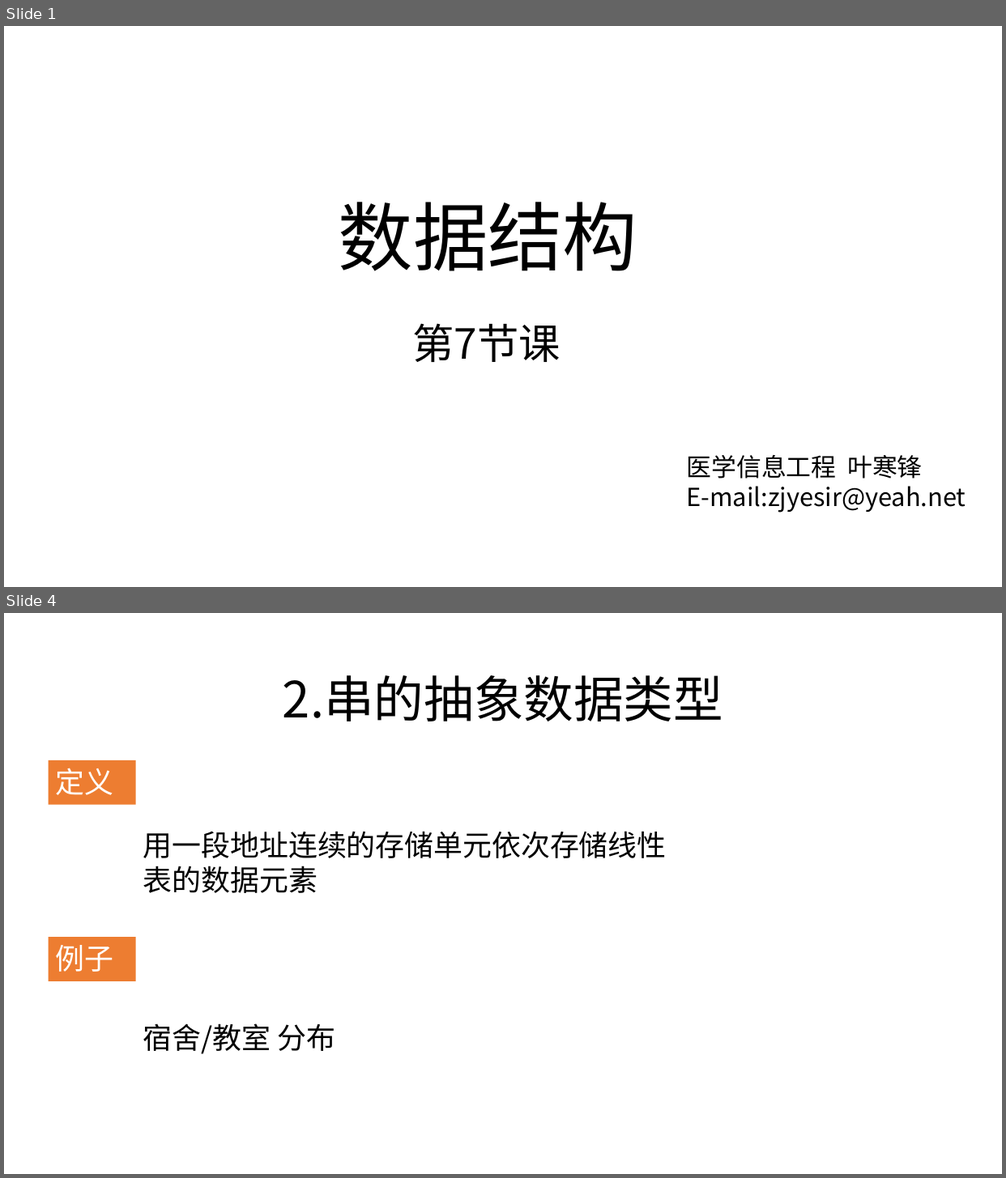
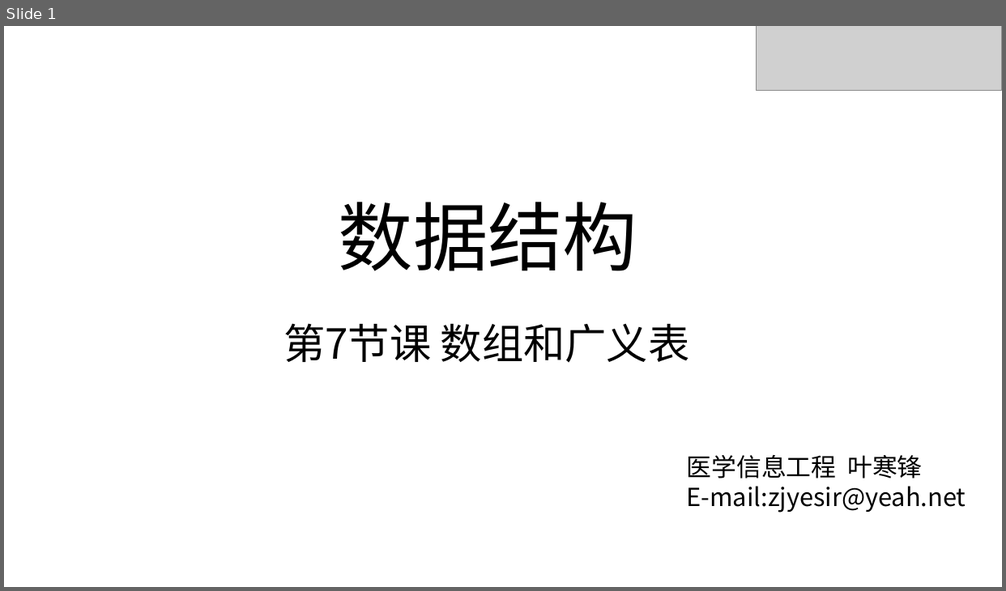
Before and after one commit to zjyesir/hmc_data_structure, a slide deck: ppt/5.数组和广义表.pptx. Shown one above the other, each under a label of ours: slides 1 and 4 before the commit, slide 1 after it; the slides between them are not shown. The pictures are 1006x1178 and 1006x591 pixels, drawn with LibreOffice and Linux fonts; fonts in the diff are those of the drawing; grey boxes stand for pictures; background and template pictures are left out. Boxes give left, top, right and bottom in pixels: in the first picture for what was removed or moved away, otherwise in the second. Text is boxed around its words. In the diff, an @@ line names an element or a change of style, - is before the commit and + after.

Commit message:
数组和线性表 ppt做完

```diff
--- a/ppt/5.数组和广义表.pptx
+++ b/ppt/5.数组和广义表.pptx
@@ slide 4 removed at [4,613,1002,1174], background picture (left out) @@
@@ text removed at [283,675,723,722] @@
-2.串的抽象数据类型
@@ rectangle removed at [49,760,136,805] @@
-定义
@@ text removed at [143,831,667,893] @@
-用一段地址连续的存储单元依次存储线性表的数据元素
@@ rectangle removed at [49,937,136,982] @@
-例子
@@ text removed at [143,1024,335,1054] @@
-宿舍/教室 分布
@@ slide 1 changed as well @@
@@ picture added at [756,26,1002,90] @@
@@ text at [283,323,690,363]: text changed @@
-第7节课
+第7节课 数组和广义表
```
Also in this commit, not shown: 3 other slides changed, 11 slides added, 4 other slides removed, 3 other files.
